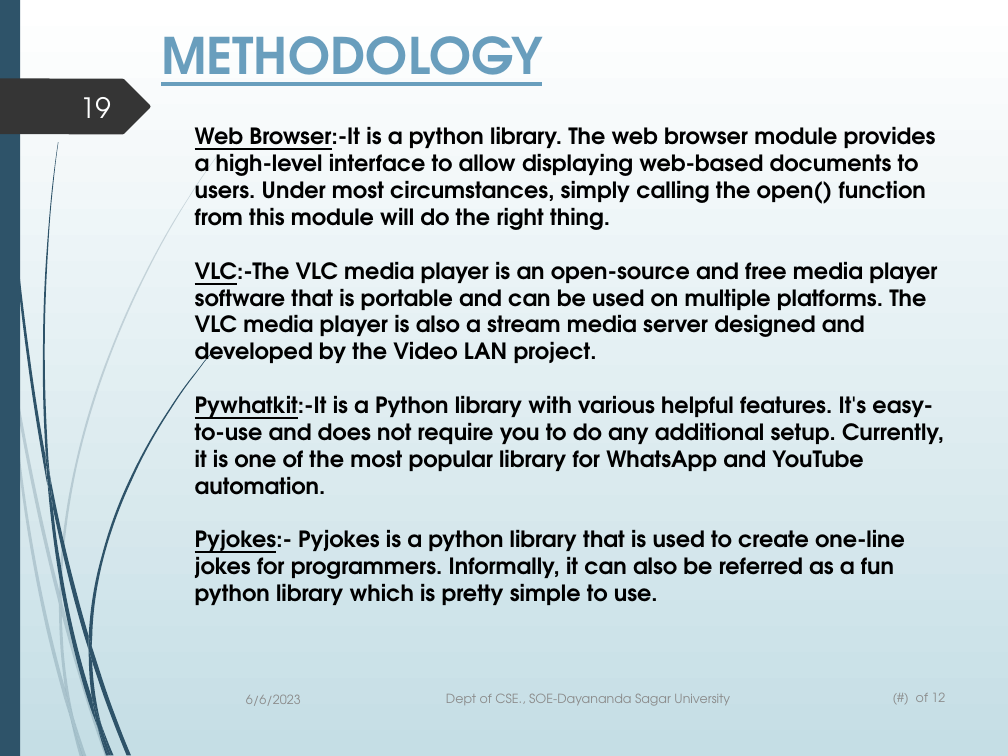
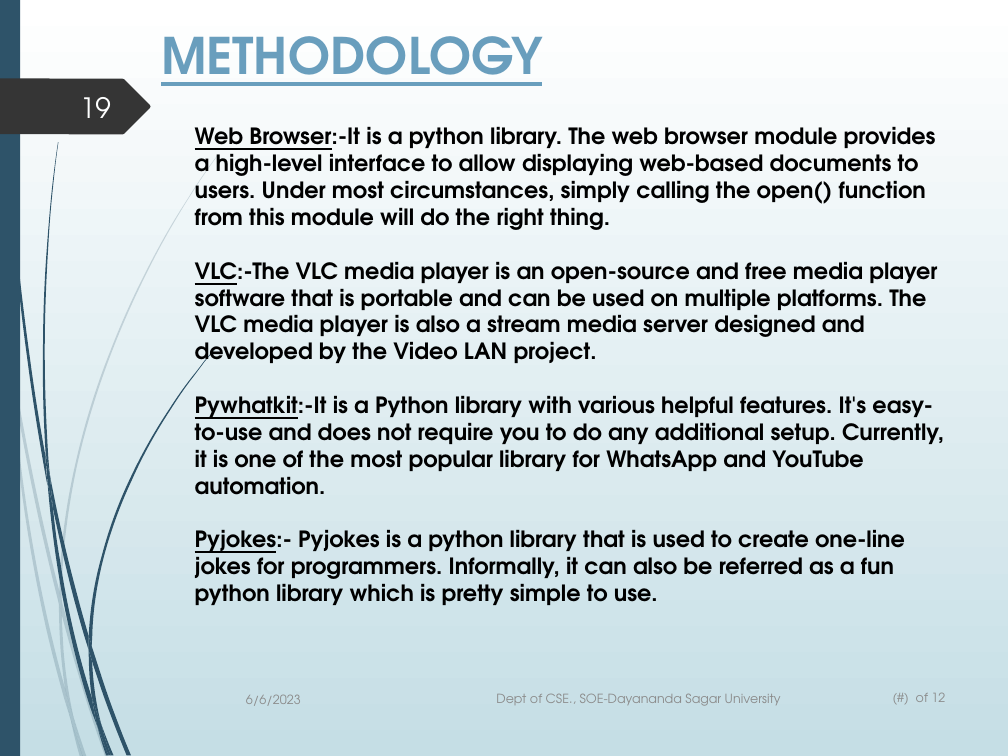
Before and after one commit to Hy-per-ion/andrew-voice-assistant, a slide deck: slide 19 of app/Personal_Robot_with_AI_enabled_Voice_Assistant.pptx. Drawn at 1008x756 pixels with LibreOffice and Linux fonts; fonts in the diff are those of the drawing. Boxes give left, top, right and bottom in pixels: in the first picture for what was removed or moved away, otherwise in the second. Text is boxed around its words. In the diff, an @@ line names an element or a change of style, - is before the commit and + after.

```diff
--- a/app/Personal_Robot_with_AI_enabled_Voice_Assistant.pptx
+++ b/app/Personal_Robot_with_AI_enabled_Voice_Assistant.pptx
@@ text "Dept of CSE., SOE-Dayananda Sagar ...": place and size @@
-text "Dept of CSE., SOE-Dayananda Sagar ..." at box(446, 693, 730, 706)
+text "Dept of CSE., SOE-Dayananda Sagar ..." at box(496, 693, 781, 706)
```
Also in this commit, not shown: 17 other slides changed, 15 slides added.
